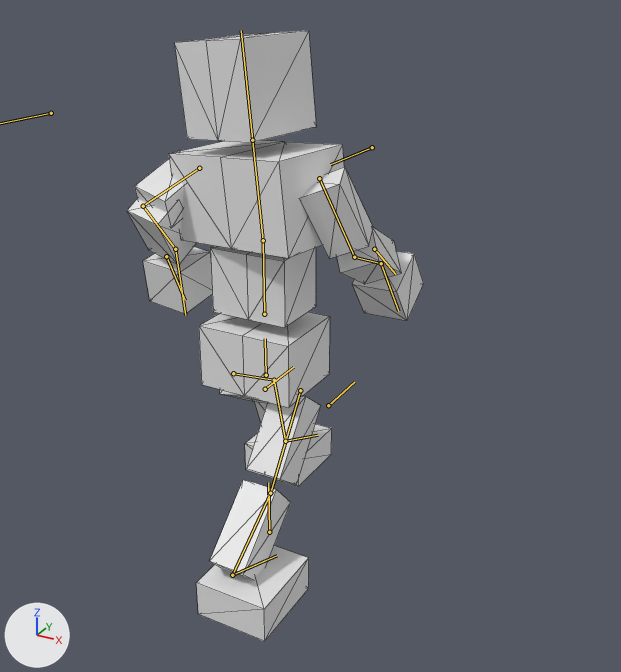
A saved change to the glTF model BrowserGame/public/models/animateblend2.glb.
One viewpoint serves both versions: a 50 mm camera at (10.06, -16.05, 9.15) aimed at (0.99, 0.45, 0.9). Arrows for +X, +Y and +Z are at lower left; the lights stay in place. Both versions are drawn at frame 12 of the action 'feet.run'; the numbers are the values there. The bones that bend it are drawn over the model as lines. Mesh edges are drawn as thin lines.

Objects in the first picture: '立方体'.
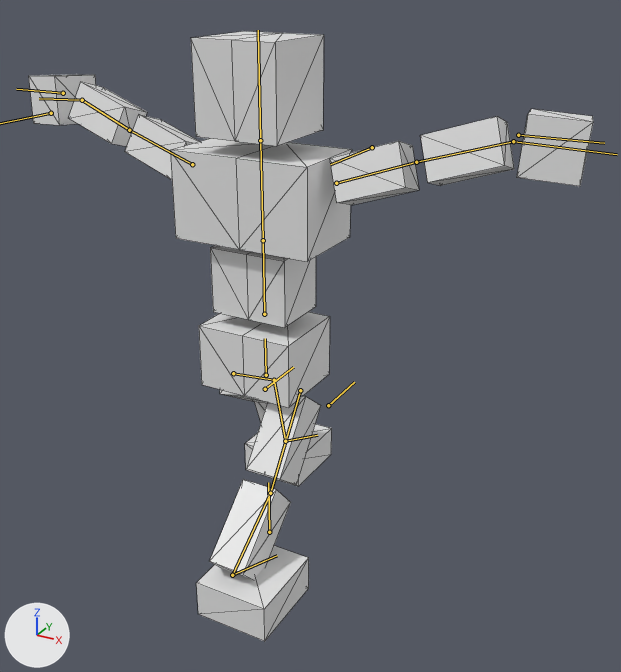
What differs and where, as boxes (x1, y1, x2, y2) in the pictures (621 x 672 px):
'立方体', posed (90% wider): before (127, 30, 424, 641); after (29, 31, 593, 641)
bone 'chest', root to tip: before (263, 240) to (252, 140); after (263, 240) to (260, 140)
bone 'upper arm.R', root to tip: before (199, 168) to (143, 206); after (192, 164) to (129, 130)
bone 'forearm.R', root to tip: before (143, 206) to (175, 249); after (129, 130) to (82, 100)
bone 'hand.R', root to tip: before (175, 249) to (185, 315); after (82, 100) to (39, 98)
bone 'upper arm.L', root to tip: before (319, 178) to (354, 257); after (336, 183) to (416, 162)
bone 'forearm.L', root to tip: before (354, 257) to (381, 263); after (416, 162) to (513, 141)
bone 'hand.L', root to tip: before (381, 263) to (398, 311); after (513, 141) to (617, 154)

What the commit changed:
Bone 'chest' (bone_chest) turns from (0, -12, 5) to (0, 0, 0) degrees about its own x, y and z.
Bone 'upper arm.R' (bone_upper_arm_r) turns from (74, 0, 71) to (-6, 13, -21) degrees about its own x, y and z.
Bone 'forearm.R' (bone_forearm_r) turns from (-101, 1, 1) to (0, 0, 0) degrees about its own x, y and z.
Bone 'hand.R' (bone_hand_r) turns from (24, -4, 6) to (-12, -12, 22) degrees about its own x, y and z.
Bone 'upper arm.L' (bone_upper_arm_l) turns from (-19, -30, -70) to (-6, -13, 21) degrees about its own x, y and z.
Bone 'forearm.L' (bone_forearm_l) turns from (-47, 0, -1) to (0, 0, 0) degrees about its own x, y and z.
Bone 'hand.L' (bone_hand_l) turns from (30, 25, 3) to (-12, 12, -22) degrees about its own x, y and z.
